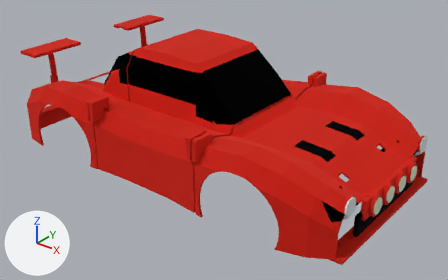
What one commit did to the glTF model assets/sophikart-rally.glb.
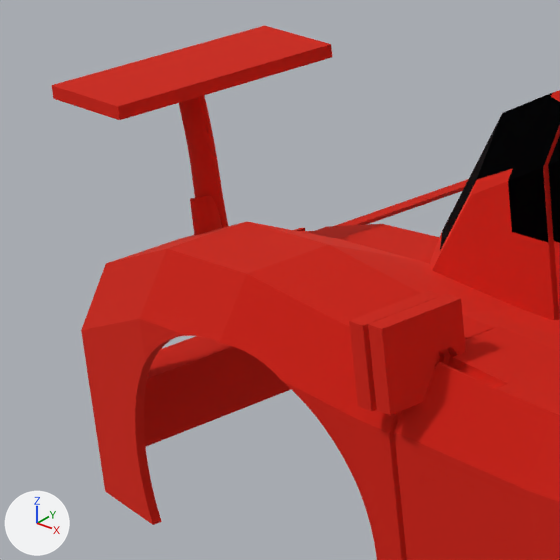
The first picture shows the older version from a camera (50 mm lens) standing at (353.0, -424.0, 285.0) and looking at (19.0, -6.0, 26.0). The close-ups show the older and then the newer version on the part from 2% to 29% of the width and 12% to 55% of the height of that picture. Only the edits that show in the close-ups are written down. Arrows for +X, +Y and +Z are at lower left; the lights stay in place. Where no turn or scale is listed for an object, it has been applied to the vertices. Vertices at exactly the same position are counted once.

The older version as bpy lines, for what is in view:
```python
me_rally_middle_module = bpy.data.meshes.new('Rally_Middle_Module')
me_rally_middle_module.from_pydata(...)  # 1539 vertices, 3106 faces; spans x -60.0..62.0, y -100.0..100.0, z 4.0..111.0
me_rally_middle_module.materials.append(mat_sophikart_body_paint)  # red #ea4335
me_rally_rear_module = bpy.data.meshes.new('Rally_Rear_Module')
me_rally_rear_module.from_pydata(...)  # 4217 vertices, 8462 faces; spans x -186.0..-58.0, y -101.0..101.0, z 4.0..107.0
me_rally_rear_module.materials.append(mat_sophikart_body_paint)  # red #ea4335
me_rally_rear_module_paintmask_rally_rear_window = bpy.data.meshes.new('Rally_Rear_Module_PaintMask_Rally_Rear_Window')
me_rally_rear_module_paintmask_rally_rear_window.from_pydata(...)  # 44 vertices, 84 faces; spans x -104.4..-67.0, y -50.0..50.0, z 65.0..103.3
me_rally_rear_module_paintmask_rally_rear_window.materials.append(mat_mat_3)  # black #030406
ob_rally_middle_module = bpy.data.objects.new('Rally_Middle_Module', me_rally_middle_module)
ob_rally_middle_module.location = (0.0, 0.0, 2.2)
ob_rally_rear_module = bpy.data.objects.new('Rally_Rear_Module', me_rally_rear_module)
ob_rally_rear_module.location = (-1.3, 0.0, 1.4)
ob_rally_rear_module_paintmask_rally_rear_window = bpy.data.objects.new('Rally_Rear_Module_PaintMask_Rally_Rear_Window', me_rally_rear_module_paintmask_rally_rear_window)
ob_rally_rear_module_paintmask_rally_rear_window.location = (-1.3, 0.0, 1.4)
# also in view: 'Rally_Middle_Module_PaintMask_Rally_Side_Window_R' at (-18.0, -46.0, 91.0); 'Rally_Rear_Module_PaintMask_Rally_Side_Window_R' at (-67.0, -46.0, 90.0)
```
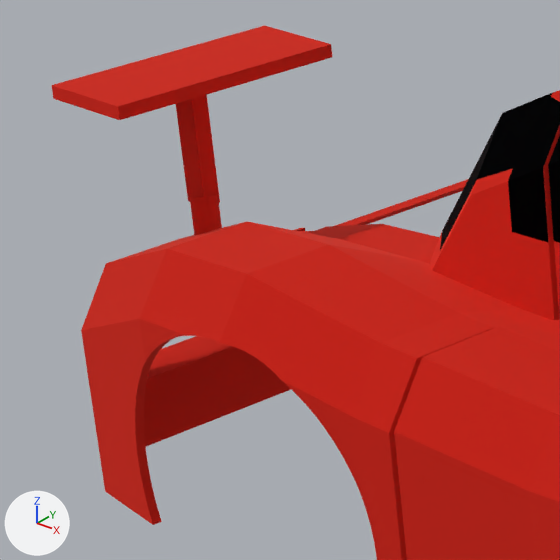
Changed parts and their boxes [x1, y1, x2, y2] in the close-ups (560 x 560 px):
'Rally_Middle_Module', reshaped
    before: [368, 241, 560, 560]
    after: [394, 241, 560, 560]
part 1 of me_rally_rear_module, cut back
    before: [179, 95, 228, 236]
    after: [176, 95, 222, 235]
part 2 of me_rally_rear_module, cut back
    before: [349, 291, 494, 437]
    after: [381, 328, 493, 437]
part 3 of me_rally_middle_module, cut back
    before: [368, 294, 560, 490]
    after: [394, 326, 554, 432]

Patch to the scene script:
```diff
--- a/assets/sophikart-rally.glb.py
+++ b/assets/sophikart-rally.glb.py
@@ me_rally_rear_module @@
 # used by ob_rally_rear_module; location = (-1.3, 0.0, 1.4)
-me_rally_rear_module.from_pydata(...)  # 4217 vertices, 8462 faces; spans x -186.0..-58.0, y -101.0..101.0, z 4.0..107.0
+me_rally_rear_module.from_pydata(...)  # 1013 vertices, 2030 faces; spans x -186.0..-60.0, y -101.0..101.0, z 4.0..107.0
+# me_rally_rear_module part 1: 24 vertices moved from x -158.0..-149.0, y -68.0..-62.0, z 56.0..69.0 to x -157.0..-149.0, y -68.0..-63.0, z 58.0..69.0; 1410 vertices removed from x -161.0..-148.0, y -68.0..-61.0, z 45.0..94.0; 82 vertices added at x -160.0..-151.0, y -68.0..-62.0, z 58.0..94.0
+# me_rally_rear_module part 2: 1 vertex moved within x -60.0, y -86.0, z 60.0; 296 vertices removed from x -80.0..-58.0, y -100.0..-80.0, z 55.0..73.0; 2 vertices added at x -70.0..-60.0, y -88.0..-86.0, z 61.0..62.0
+# other edits to the shape of me_rally_rear_module do not show in these pictures
 me_rally_rear_module.materials.append(mat_sophikart_body_paint)
@@ me_rally_middle_module @@
 # used by ob_rally_middle_module; location = (0.0, 0.0, 2.2)
-me_rally_middle_module.from_pydata(...)  # 1539 vertices, 3106 faces; spans x -60.0..62.0, y -100.0..100.0, z 4.0..111.0
+me_rally_middle_module.from_pydata(...)  # 194 vertices, 384 faces; spans x -60.0..60.0, y -97.0..97.0, z 4.0..111.0
+# me_rally_middle_module part 3: 1 vertex moved within x -60.0, y -86.0, z 60.0; 365 vertices removed from x -60.0..-40.0, y -100.0..-80.0, z 55.0..73.0; 1 vertex added at x -60.0, y -88.0, z 62.0
+# other edits to the shape of me_rally_middle_module do not show in these pictures
 me_rally_middle_module.materials.append(mat_sophikart_body_paint)
```
